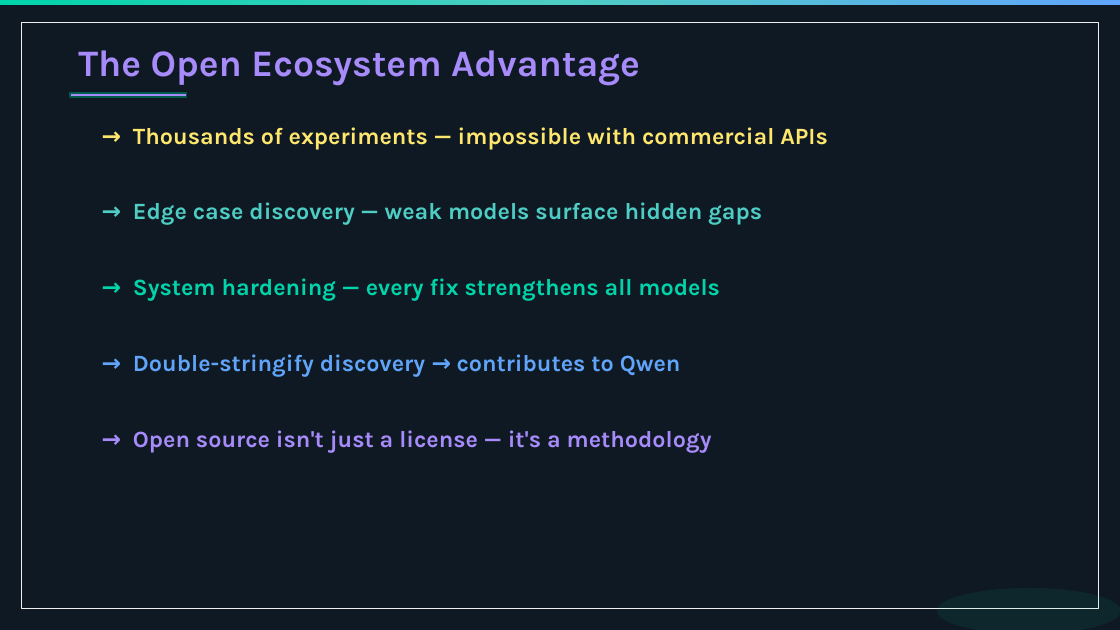
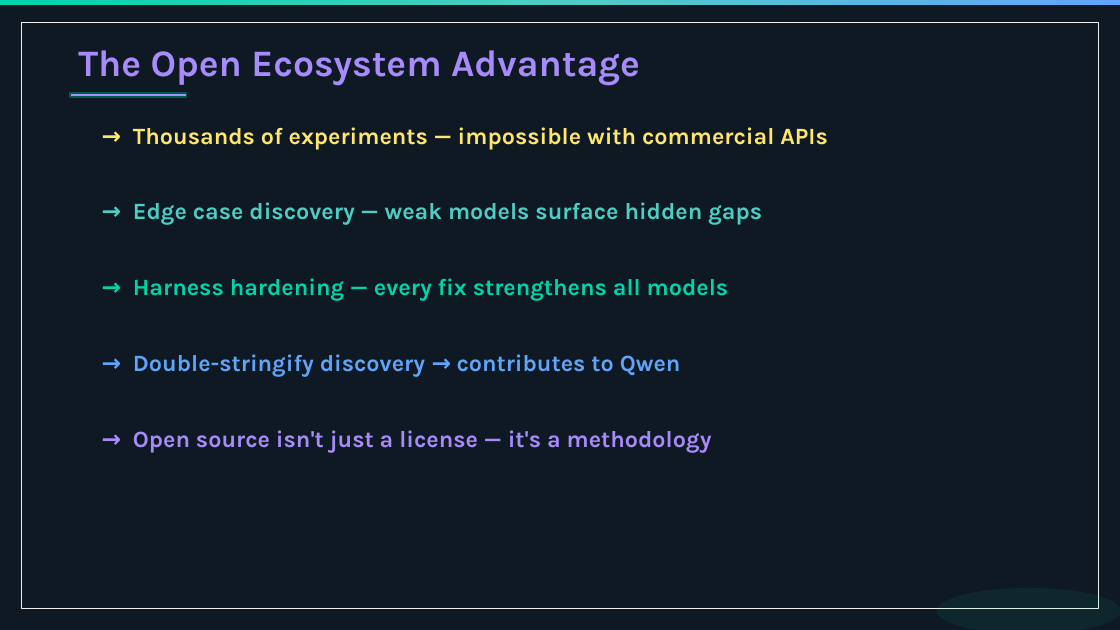
Before and after one commit to ignithex/autobe-llm-agent-code, a slide deck: slide 66 of website/public/seminars/qwen-korea-meetup-20260326.pptx. Drawn at 1120x630 pixels with LibreOffice and Linux fonts; fonts in the diff are those of the drawing. Boxes give left, top, right and bottom in pixels: in the first picture for what was removed or moved away, otherwise in the second. Text is boxed around its words. In the diff, an @@ line names an element or a change of style, - is before the commit and + after.

Commit message:
feat(website): harness wording. (#1211)
* feat(website): harness wording

* more things

* fix it

```diff
--- a/website/public/seminars/qwen-korea-meetup-20260326.pptx
+++ b/website/public/seminars/qwen-korea-meetup-20260326.pptx
@@ text at box(133, 278, 729, 301): text changed @@
-→ System hardening — every fix strengthens all models
+→ Harness hardening — every fix strengthens all models
```
Also in this commit, not shown: 24 other slides changed, 1 other file.
